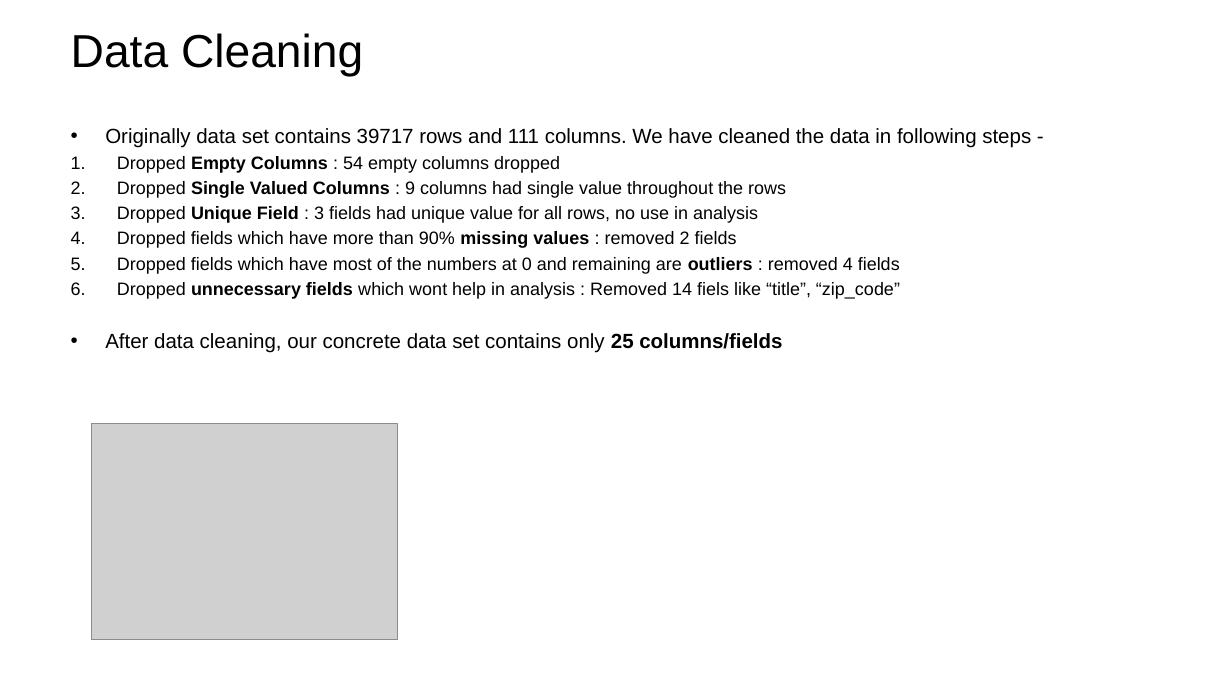
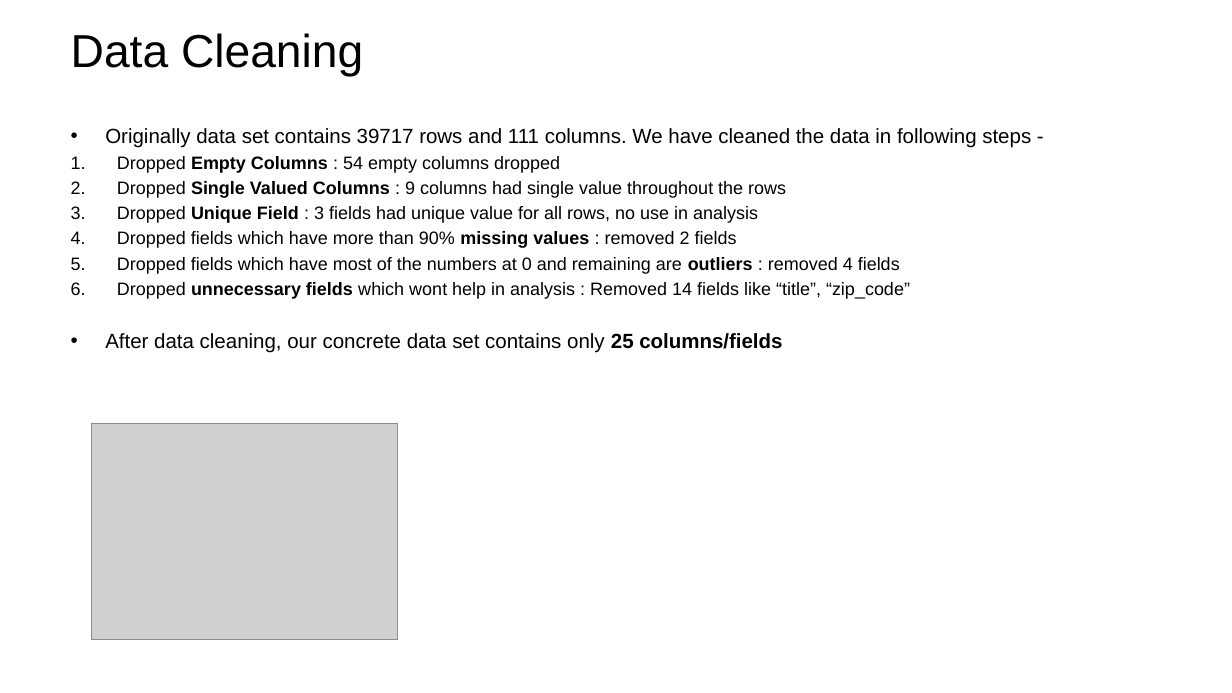
Before and after one commit to irish-luong/LandingClubCaseStudy, a slide deck: slide 4 of lending_club_case_study.pptx. Drawn at 1232x693 pixels with LibreOffice and Linux fonts; fonts in the diff are those of the drawing; grey boxes stand for pictures; background and template pictures are left out. Boxes give left, top, right and bottom in pixels: in the first picture for what was removed or moved away, otherwise in the second. Text is boxed around its words. In the diff, an @@ line names an element or a change of style, - is before the commit and + after.

```diff
--- a/lending_club_case_study.pptx
+++ b/lending_club_case_study.pptx
@@ text at (117,282,910,299): text changed @@
-6. Dropped unnecessary fields which wont help in analysis : Removed 14 fiels like “title”, “zip_code”
+6. Dropped unnecessary fields which wont help in analysis : Removed 14 fields like “title”, “zip_code”
```
Also in this commit, not shown: 10 other slides changed.
